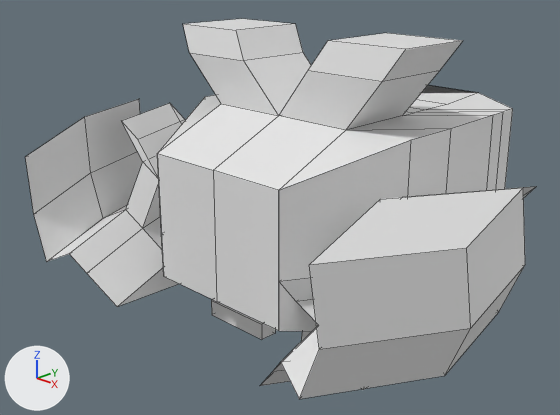
The Blender file objet/crabe_pas_très_bo.blend as it was, and as the next commit left it.
The view is the same before and after, from a 50 mm camera at (6.2, -6.19, 4.36) aimed at (-0.19, 0.21, 1.26). Every picture has the same lights, and +X, +Y and +Z are marked at lower left. Mesh edges are drawn as thin lines.
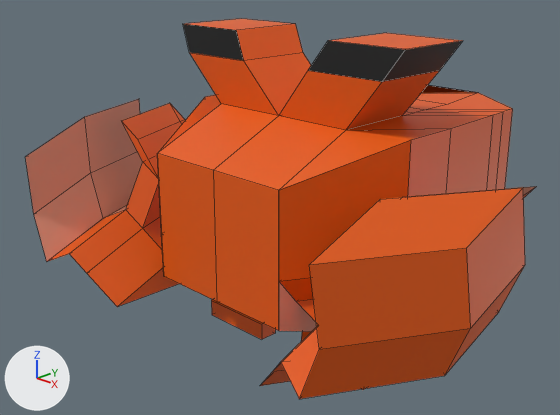
Pixel boxes [x1, y1, x2, y2] of what changed, in the pictures (560 x 415 px):
'Cube', recoloured, reshaped, modifiers changed (white to orange)
    both: [25, 19, 536, 399]
part 1 of me_cube, added (orange)
    after: [25, 19, 477, 339]
part 2 of me_cube, recoloured (white to black)
    both: [308, 41, 462, 82]
part 3 of me_cube, recoloured
    before: [25, 99, 536, 332]
    after: [279, 186, 536, 332]

What changed in the scene script:
```text
Change mat_material:
    mat_material.base_color: (0.8, 0.8, 0.8) -> (0.802, 0.104, 0.0)  # white #e7e7e7 -> orange #e75b00
Add mat_material_001:
    mat_material_001 = principled_material('Material.001')
    mat_material_001.base_color = (0.0, 0.0, 0.0)  # black #000000
Add mat_material_002:
    mat_material_002 = principled_material('Material.002')
    mat_material_002.base_color = (0.801, 0.322, 0.217)  # beige #e79a80
Change me_cube:
    used by ob_cube; location = (0.0, 0.0, 1.464)
    remove me_cube.from_pydata(...)  # 132 vertices, 123 faces; spans x -0.83..3.06, y -1.97..2.88, z -2.07..1.91
    add me_cube.from_pydata(...)  # 245 vertices, 241 faces; spans x -3.06..3.06, y -1.97..2.88, z -2.07..1.91
    me_cube part 1
    78 vertices are added at x -3.06..0.83, y -1.97..2.88, z -2.07..1.91
    19 new vertices lie (-1.0, 0.0, 0.0) away from vertices in x 0.0, y -1.0..1.94, z -1.6..1.0
    11 new vertices lie (0.65, -1.28, 0.04) away from vertices in x -3.06..-1.66, y -0.63..0.73, z -1.36..0.65
    5 new vertices lie (0.0, 0.0, 2.0) away from vertices in x -1.67..0.83, y 1.86..2.88, z -1.02..-1.0
    99 new faces join them, mat_material (orange #e75b00)
    17 new faces join them, mat_material_002 (beige #e79a80)
    2 new faces join them, mat_material_001 (black #000000)
    me_cube part 2: 2 faces spanning x 0.51..1.72, y -0.07..1.01, z 1.58..1.91 switch from mat_material (white #e7e7e7) to mat_material_001 (black #000000)
    me_cube part 3: 17 faces spanning x -0.83..3.06, y -1.97..2.88, z -1.6..0.8 switch from mat_material (white #e7e7e7) to mat_material_002 (beige #e79a80)
Change ob_cube:
    remove _m = ob_cube.modifiers.new('Mirror', 'MIRROR')
```
